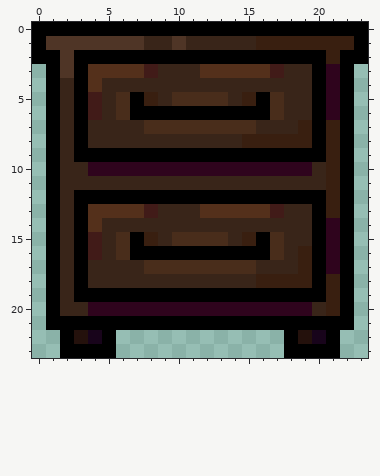
File history of a pixel-art file, Sprites/Map/Objects/Wood locker/wood locker.aseprite. The first picture shows the starting point.
24x24 pixels, 1 frame. Colours within 5 levels of each other are drawn and written as one.
After the commit:
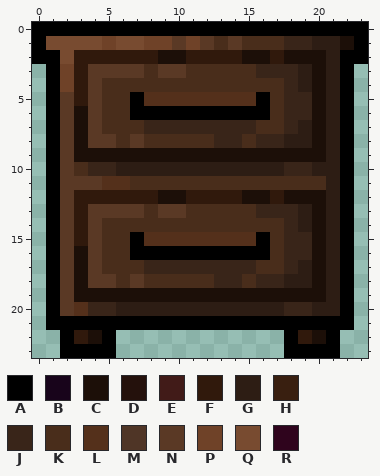
Palette (. is transparent): A #000000  B #18041b  C #1c0f08  D #24110c  E #411b18  F #30190c  G #2d1d14  H #391f10  J #392519  K #492d1b  L #54301b  M #4f3526  N #5a3925  P #6f4228  Q #784b30  R #2f041d
The edit:
Changed rows in their new state; - is an unchanged pixel.
first column x 1:
 1 QQQQPQQPPNPNKNKKKJJGGC
 2 -QFFFFFFCCFFFFCCFCCCG-
 3 -PFNNNNKNNKKKKKJJ-GCG-
 4 -PFNKKKKKKKKKKKKK-GCG-
 5 -NFNK--LLLLLLLL----CG-
 6 -NCNK--------------CG-
 7 -NCNKKKJJJJJJJJKK-GCG-
 8 -NCNNKNKKKKK--KJJGGCG-
 9 -NCCCCCCCCCCCCCCCCCCG-
10 -NKJJGGGGGGGGGGGGJJGG-
11 -NNNLLKKKKKKKKKKKKKKG-
12 -NFFFFFFCCFFFFCCFCCCG-
13 -NFNNNNKNNKKKKKJJ-GCG-
14 -NFNKKKKKKKKKKKKK-GCG-
15 -NFNK--LLLLLLLL----CG-
16 -NCNK-------------JCG-
17 -NCNKKKJJJJJJJJKK-GCG-
18 -NCNNKNKKKKK--KJJGGCG-
19 -NCCCCCCCCCCCCCCCCCCG-
20 -NLJJGGGGGGGGGGGGJJGG-
22 --FC--------------FC--
Where, in picture pixels (left, top, right, bottom), the same in both pictures:
changed: (46, 36, 354, 344)
